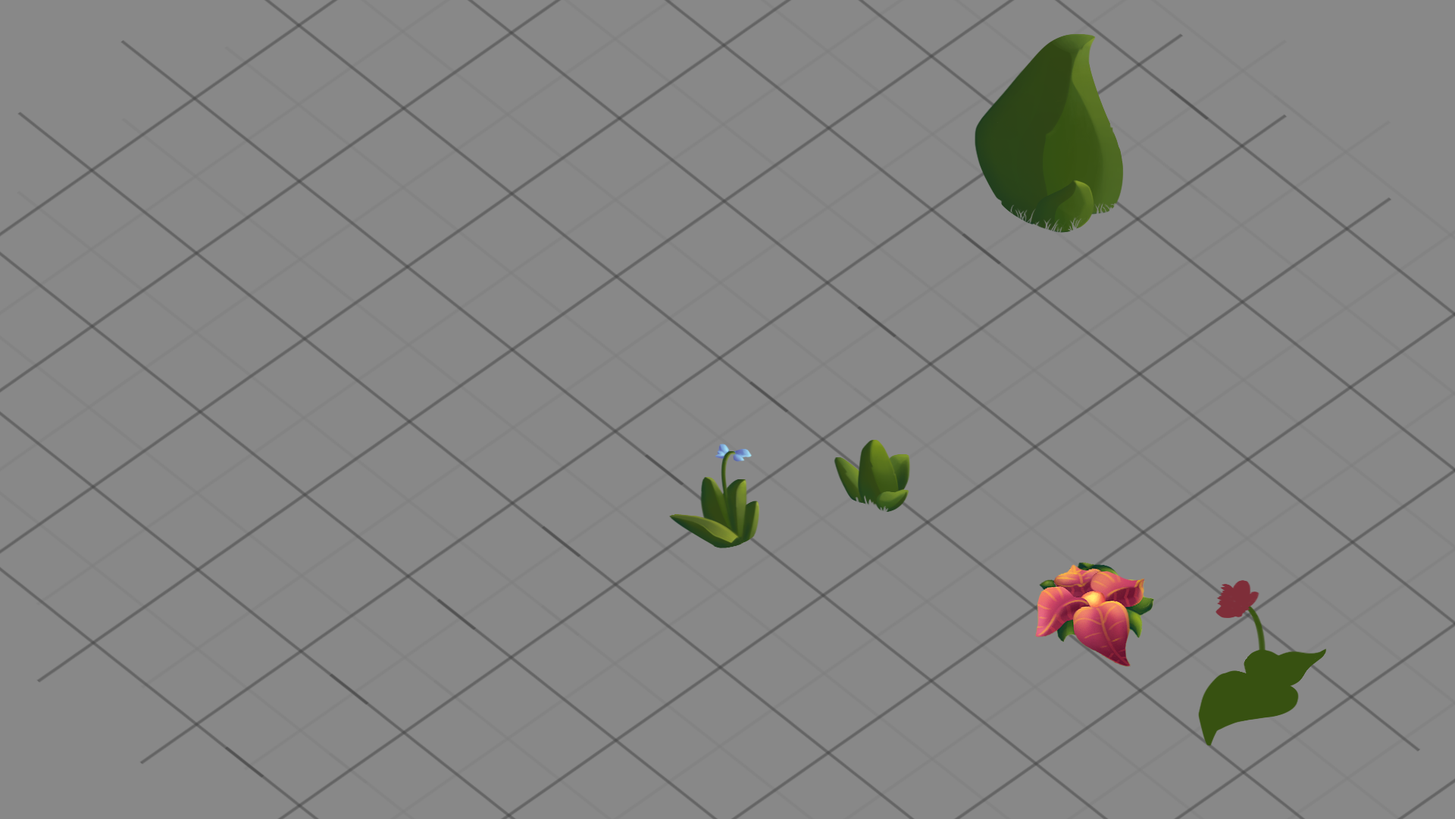
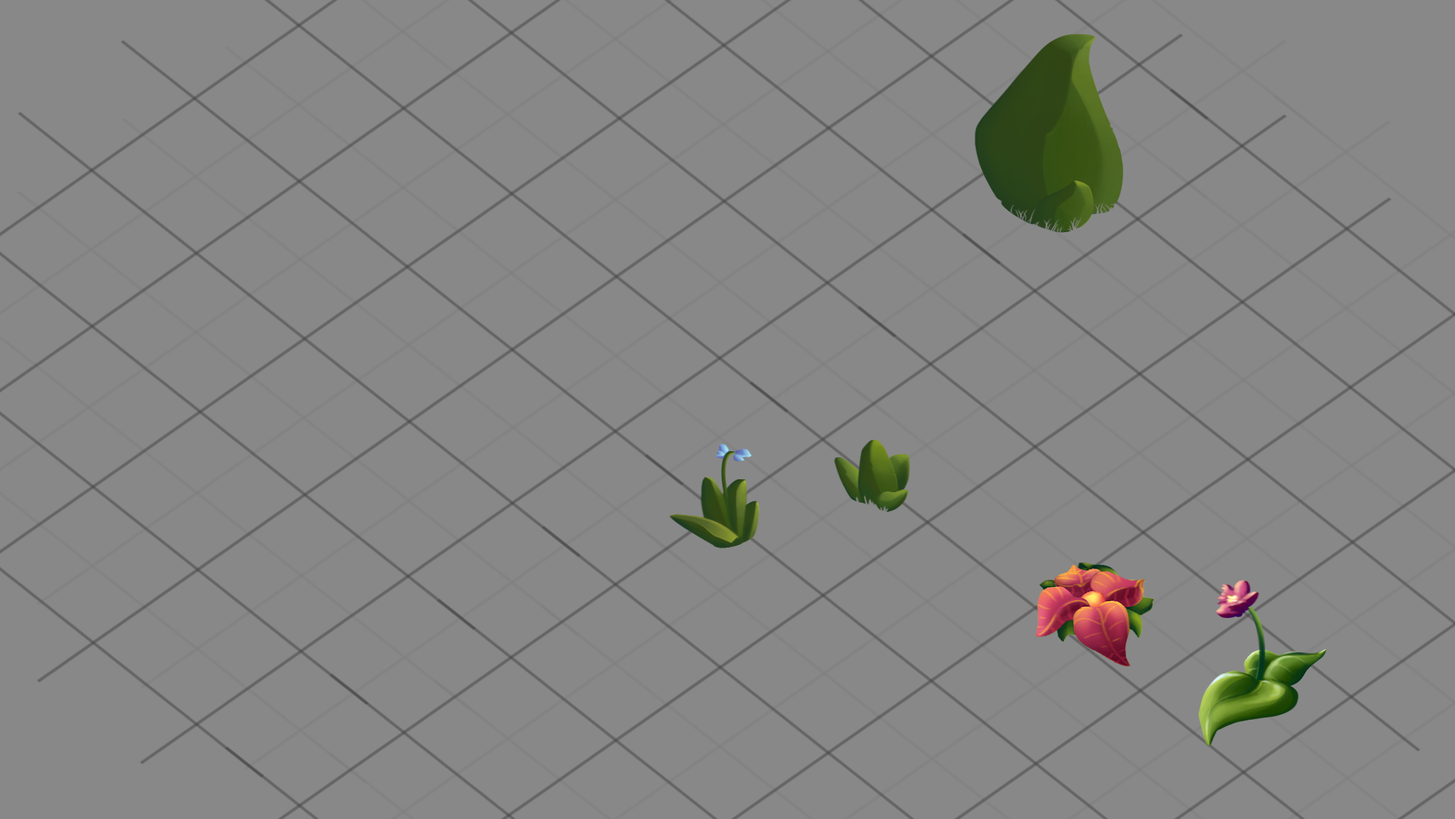
Comparing the layer stacks of the two 1455x819 images. Changes:
removed group "flower3" (in "flowers") (3 layers) from group "flowers" over [1198, 579, 1327, 746]
removed layer "Слой 47" from group "flower3" over [1215, 579, 1327, 689]
removed layer "Слой 44" from group "flower3" over [1198, 670, 1300, 746]
removed layer "Слой 46" from group "flower3" over [1237, 601, 1267, 685]
added layer "flower3" (in "flowers") in group "flowers" over [1198, 579, 1327, 746]
painted on "flower2" over [1035, 562, 1155, 667]
